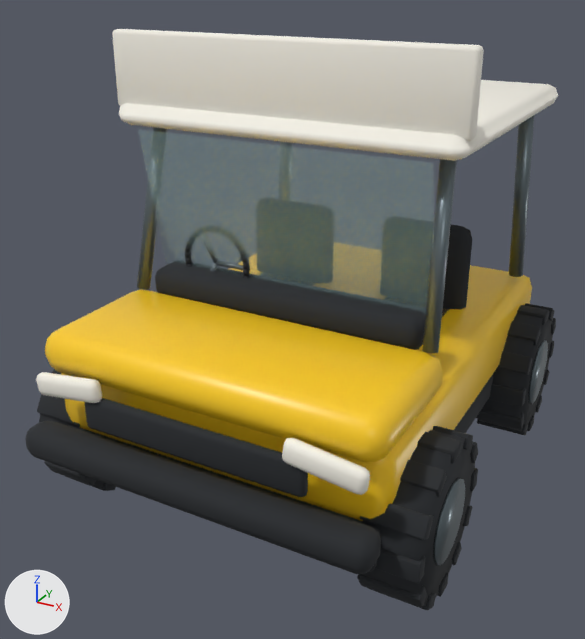
The glTF model godot/assets/ambulance.glb, before and after one commit.
Both versions are drawn from a camera (50 mm lens) standing at (2.83, -5.71, 4.04) and looking at (-0.13, -0.33, 1.35). Every picture has the same lights, and +X, +Y and +Z are marked at lower left. The picture after the commit comes second. Where no turn or scale is listed for an object, it has been applied to the vertices.

In view in the first picture: 'Amarillo ambulancia Mesh', 'Goma Mesh', 'Goma Mesh.002', 'Goma Mesh.003', 'Goma Mesh.004', 'Llanta.003', 'Marfil Mesh', 'Metal Mesh', 'Parabrisas' and 3 more.
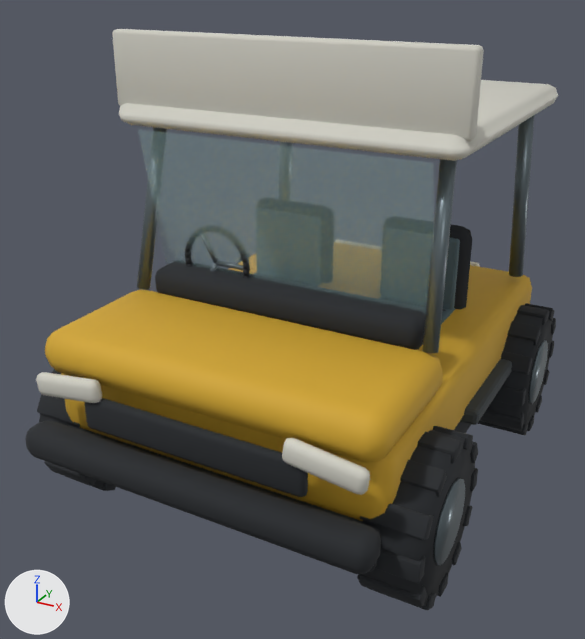
Boxes (x1, y1, x2, y2) around the edits, measured in the pictures (585 x 639 px):
'Amarillo ambulancia Mesh', recoloured, surface changed: (45, 265, 532, 520) in both
'Marfil Mesh', recoloured (white to light grey): (36, 29, 558, 495) in both
'Tropical rear rubber', added: after (442, 309, 512, 425)
'Tropical upholstery', added: after (441, 237, 460, 324)

Patch to the scene script:
```diff
--- a/godot/assets/ambulance.glb.py
+++ b/godot/assets/ambulance.glb.py
@@ mat_amarillo_ambulancia @@
 mat_amarillo_ambulancia = principled_material('Amarillo ambulancia')
-mat_amarillo_ambulancia.base_color = (1.0, 0.62, 0.015)  # yellow #ffce21
-mat_amarillo_ambulancia.roughness = 0.36
+mat_amarillo_ambulancia.base_color = (0.64, 0.38, 0.025)  # yellow #d1a62c
+mat_amarillo_ambulancia.roughness = 0.72
@@ mat_marfil @@
 mat_marfil = principled_material('Marfil')
-mat_marfil.base_color = (0.93, 0.9, 0.81)  # white #f7f3e8
+mat_marfil.base_color = (0.64, 0.63, 0.56)  # light grey #d1d0c5
 mat_marfil.roughness = 0.65
@@ mat_tropical_upholstery @@
+mat_tropical_upholstery = principled_material('Tropical upholstery')
+mat_tropical_upholstery.base_color = (0.09, 0.14, 0.16)  # greyish cyan #55696f
+mat_tropical_upholstery.roughness = 0.8
@@ mat_tropical_rear_rubber @@
+mat_tropical_rear_rubber = principled_material('Tropical rear rubber')
+mat_tropical_rear_rubber.base_color = (0.045, 0.055, 0.06)  # dark grey #3c4245
+mat_tropical_rear_rubber.roughness = 0.8
@@ me_cube_013 @@
+me_cube_013.from_pydata(...)  # 200 vertices, 384 faces; spans x -0.34..1.62, y -0.36..0.36, z -0.08..0.7
+me_cube_013.materials.append(mat_tropical_upholstery)  # greyish cyan #55696f
@@ me_cube_003 @@
+me_cube_003.from_pydata(...)  # 344 vertices, 660 faces; spans x -1.47..1.47, y -2.25..0.12, z -0.11..0.69
+me_cube_003.materials.append(mat_tropical_rear_rubber)  # dark grey #3c4245
@@ ob_tropical_upholstery @@
+ob_tropical_upholstery = bpy.data.objects.new('Tropical upholstery', me_cube_013)
+ob_tropical_upholstery.location = (-0.64, 0.25, 1.28)
@@ ob_tropical_rear_rubber @@
+ob_tropical_rear_rubber = bpy.data.objects.new('Tropical rear rubber', me_cube_003)
+ob_tropical_rear_rubber.location = (0.0, 1.97, 0.68)
```
